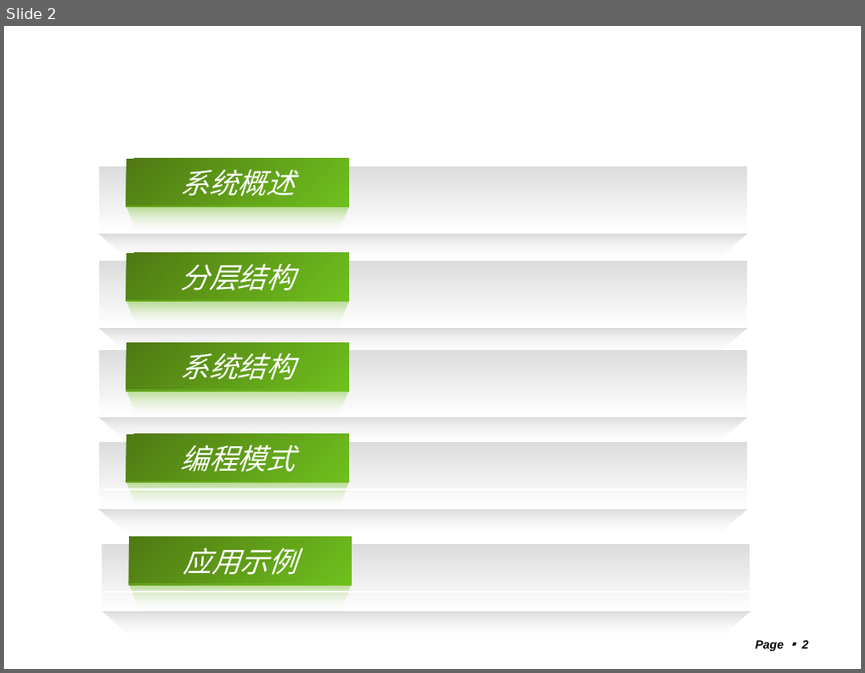
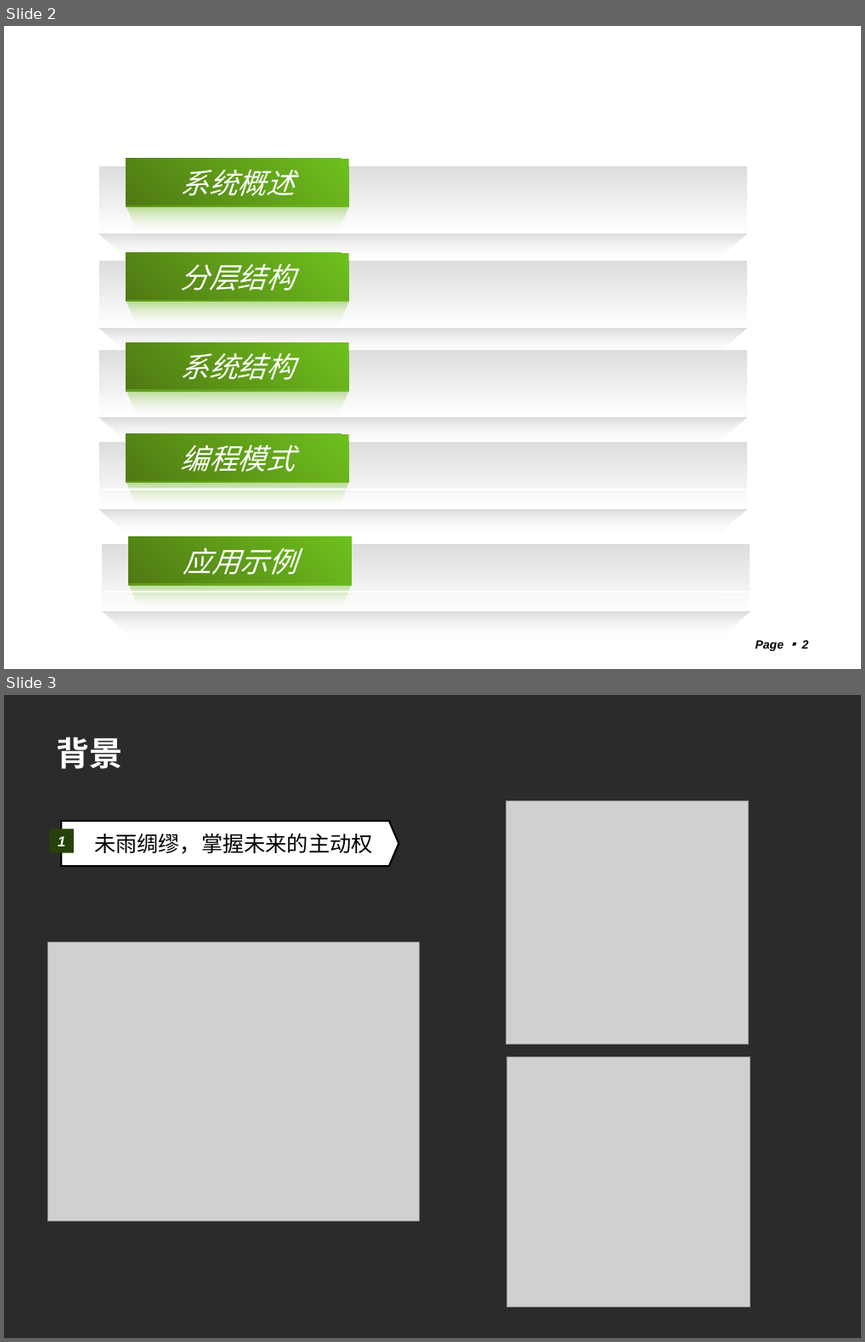
Before and after one commit to machicao2013/mooon, a slide deck: distributed_platform/docs/mooon.ppt. Shown one above the other, each under a label of ours: slide 2 before the commit, slides 2 and 3 after it. The pictures are 865x673 and 865x1342 pixels, drawn with LibreOffice and Linux fonts; fonts in the diff are those of the drawing; grey boxes stand for pictures; background and template pictures are left out; a plain dark background stands for a picture behind light text. Boxes give left, top, right and bottom in pixels: in the first picture for what was removed or moved away, otherwise in the second. Text is boxed around its words. In the diff, an @@ line names an element or a change of style, - is before the commit and + after.

```diff
--- a/distributed_platform/docs/mooon.ppt
+++ b/distributed_platform/docs/mooon.ppt
@@ slide 3 added at [4,695,861,1338], background picture (left out) @@
@@ title added at [57,737,123,769], 28 pt, text #FFFFFF, bold @@
+背景
@@ freeform shape added at [62,821,399,867], fill #FFFFFF, outline #000000 1.5 pt, 18 pt, text #000000 @@
+未雨绸缪，掌握未来的主动权
@@ picture added at [506,800,749,1043] @@
@@ rectangle added at [49,828,74,852], fill #26420A, 12 pt, text #FFFFFF, bold, italic @@
+1
@@ picture added at [47,942,419,1221] @@
@@ picture added at [507,1056,750,1307] @@
@@ slide 2 changed as well @@
@@ fill gradient #4F7913 to #6FC01E to gradient #6FC01E to #4F7913 in 3 elements at [126,159,349,208], [126,253,349,302], [126,434,349,482] @@
```
Also in this commit, not shown: 2 other slides changed, 7 other slides added.
